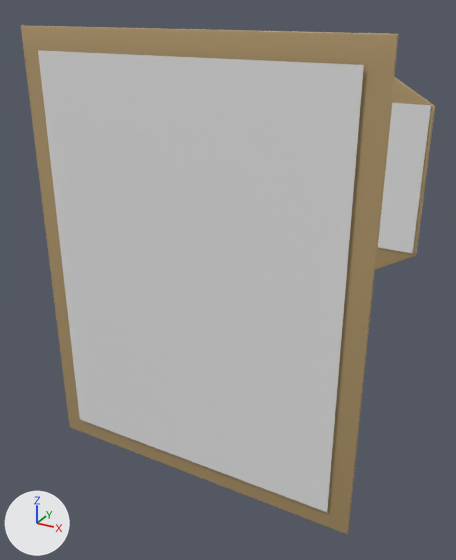
Before and after pictures for a commit that changed the FBX model Assets/Meshes/Protocols.fbx.
One viewpoint serves both versions: a 50 mm camera at (4.0, -6.23, 3.31) aimed at (0.52, 0.11, 0.14). Arrows for +X, +Y and +Z are at lower left; the lights stay in place.

The first picture shows 'Protocols'.
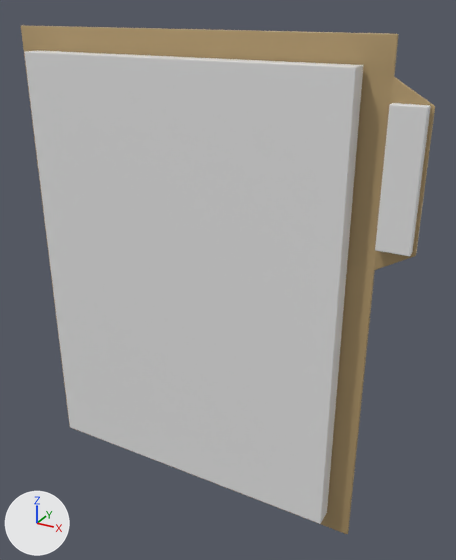
Location of each change, [x1, y1, x2, y2] in pixels of the pictures (456 x 560 px):
part 1 of me_cube_001, rebuilt: before [378, 103, 431, 254]; after [375, 103, 431, 256]
part 2 of me_cube_001, built on: before [38, 50, 364, 512]; after [24, 50, 363, 524]

The change, as a list of edits to the scene's bpy script:
```text
Change me_cube_001:
    used by ob_protocols; location = (0.0, 0.0, 0.0)
    remove me_cube_001.from_pydata(...)  # 328 vertices, 316 faces; spans x -2.37..2.78, y -0.05..0.02, z -3.05..3.05
    add me_cube_001.from_pydata(...)  # 640 vertices, 646 faces; spans x -2.37..2.78, y -0.29..0.02, z -3.05..3.05
    me_cube_001 part 1: the loose piece of 4 vertices spanning x 2.38..2.75, y -0.03, z 0.96..2.44 is rebuilt with 96 vertices and now spans x 2.38..2.75, y -0.13..-0.03, z 0.96..2.44
    me_cube_001 part 2: 5 vertices moved within x -1.01..-1.0, y -0.05, z -1.73..-1.72; 17 vertices removed from x -2.08..2.08, y -0.05, z -2.77..2.77; 237 vertices added at x -2.08..2.08, y -0.29..-0.05, z -2.77..2.77
```
